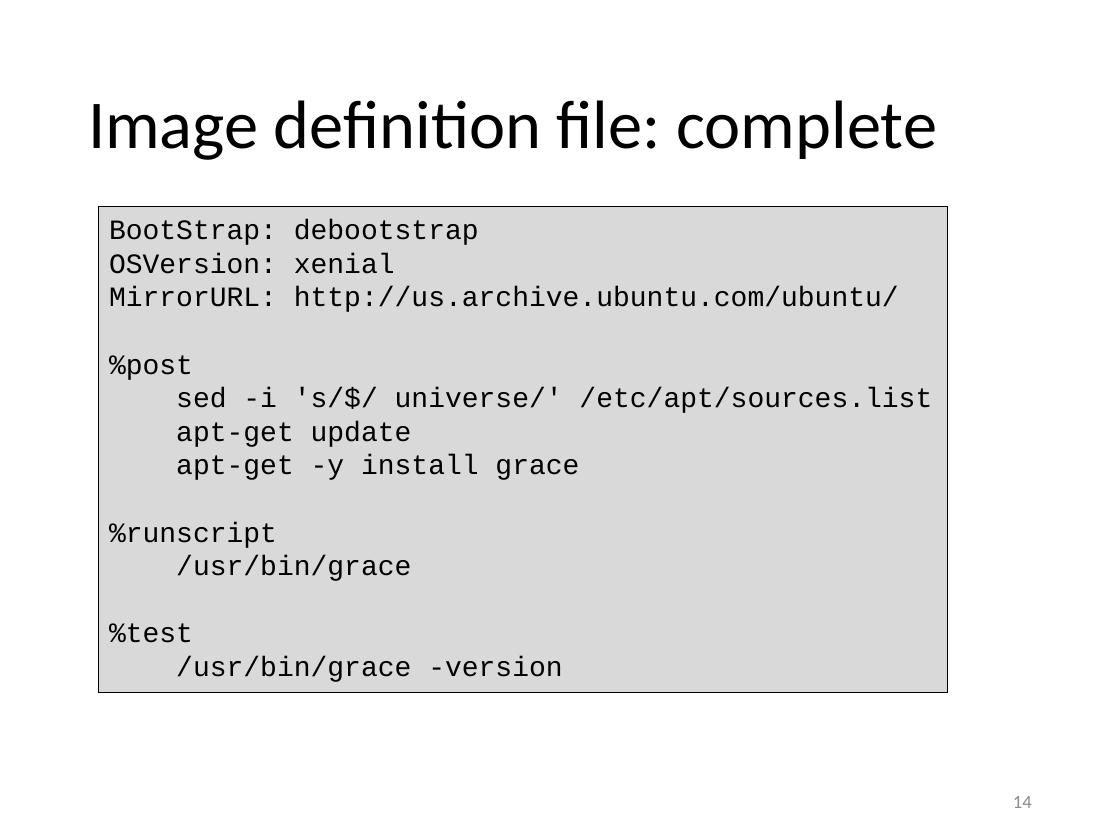
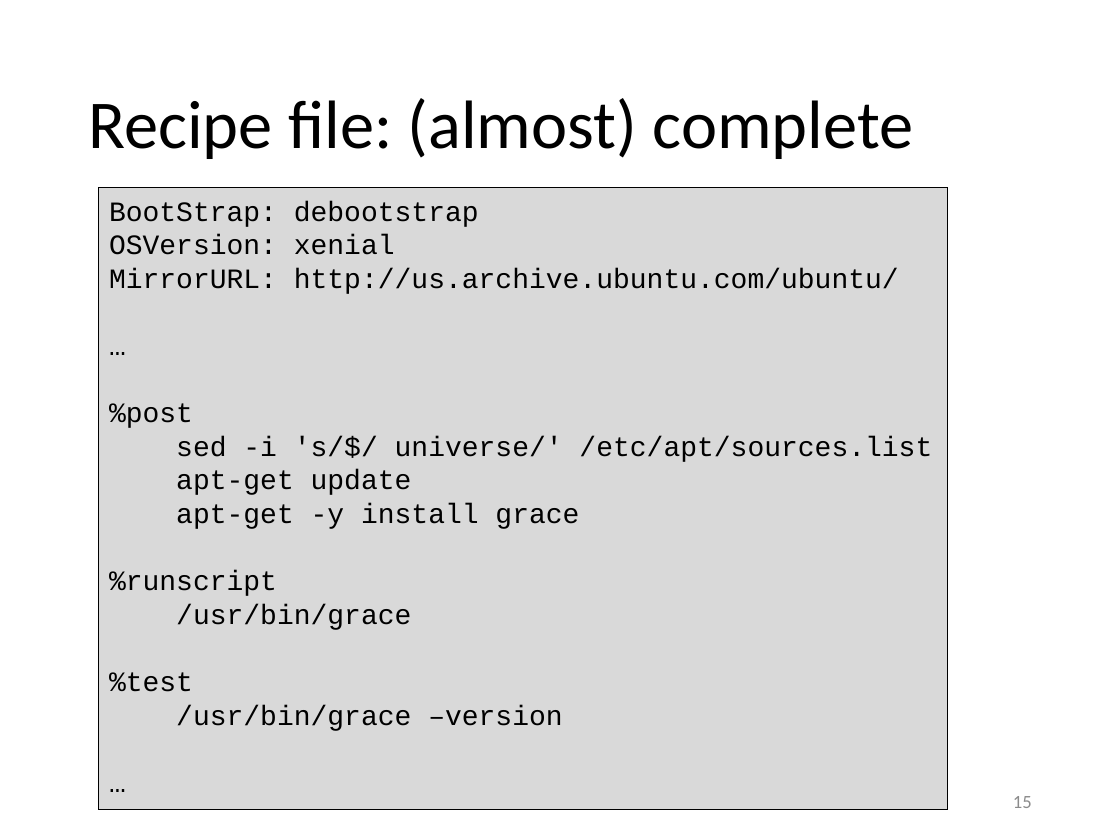
Before and after one commit to gjbex/training-material, a slide deck: slide 15 of Virtualization/singularity.pptx (slide 14 before the commit). Drawn at 1120x840 pixels with LibreOffice and Linux fonts; fonts in the diff are those of the drawing. Boxes give left, top, right and bottom in pixels: in the first picture for what was removed or moved away, otherwise in the second. Text is boxed around its words. In the diff, an @@ line names an element or a change of style, - is before the commit and + after.

```diff
--- a/Virtualization/singularity.pptx
+++ b/Virtualization/singularity.pptx
@@ title at <box>88,98,914,159</box>: text changed @@
-Image definition file: complete
+Recipe file: (almost) complete
@@ text in rectangle at <box>99,188,949,810</box>: paragraph added @@
+…
@@ rectangle "BootStrap: debootstrap": place and size @@
-rectangle "BootStrap: debootstrap" at <box>99,206,949,692</box>
+rectangle "BootStrap: debootstrap" at <box>99,188,949,810</box>
@@ text in rectangle at <box>176,705,562,731</box>: text changed @@
-/usr/bin/grace -version
+/usr/bin/grace –version
+…
@@ page number at <box>1013,796,1032,808</box>: text changed @@
-14
+15
```
Also in this commit, not shown: 14 other slides changed, 4 slides added.
